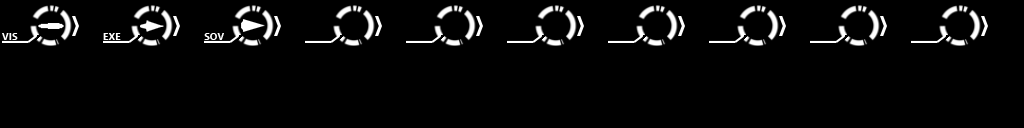
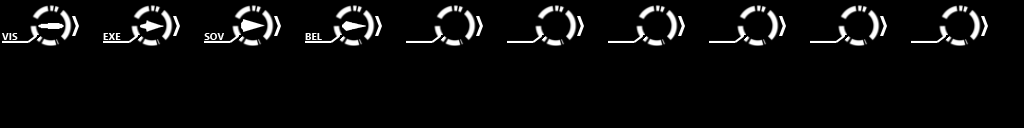
Layers edited between the first and the second 1024×128 image:
added layer "Bellator" in group "Icons" over box(342, 21, 366, 31)
added layer "BEL" in group "Names" over box(305, 33, 322, 40)
